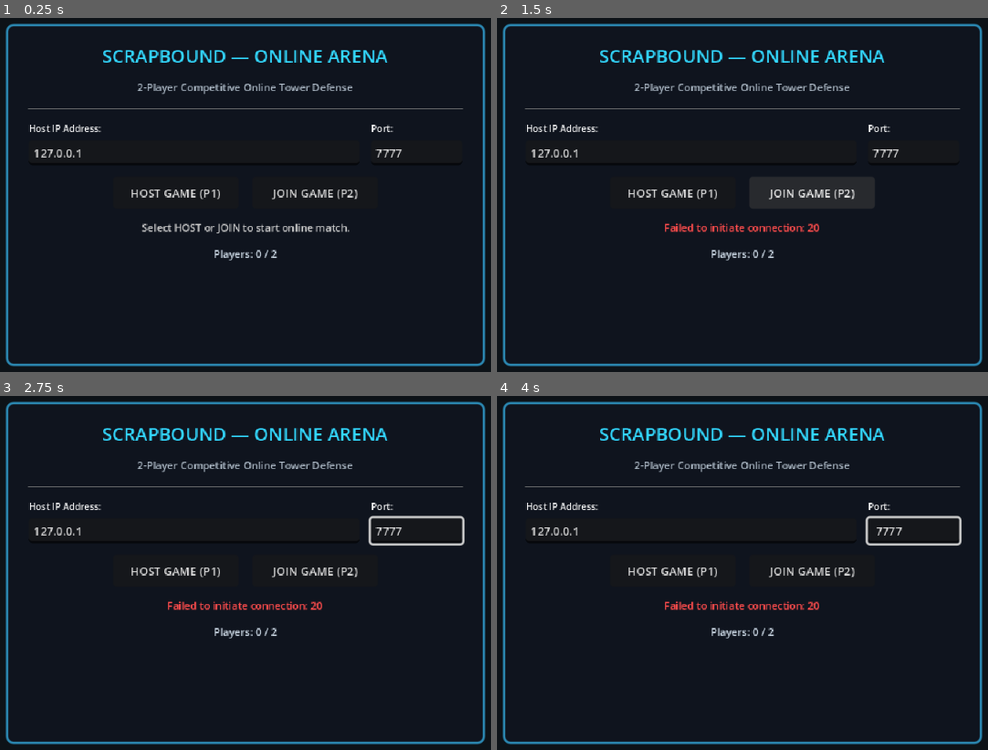
Above: before the commit, frames 1-4 (two rows, left to right).
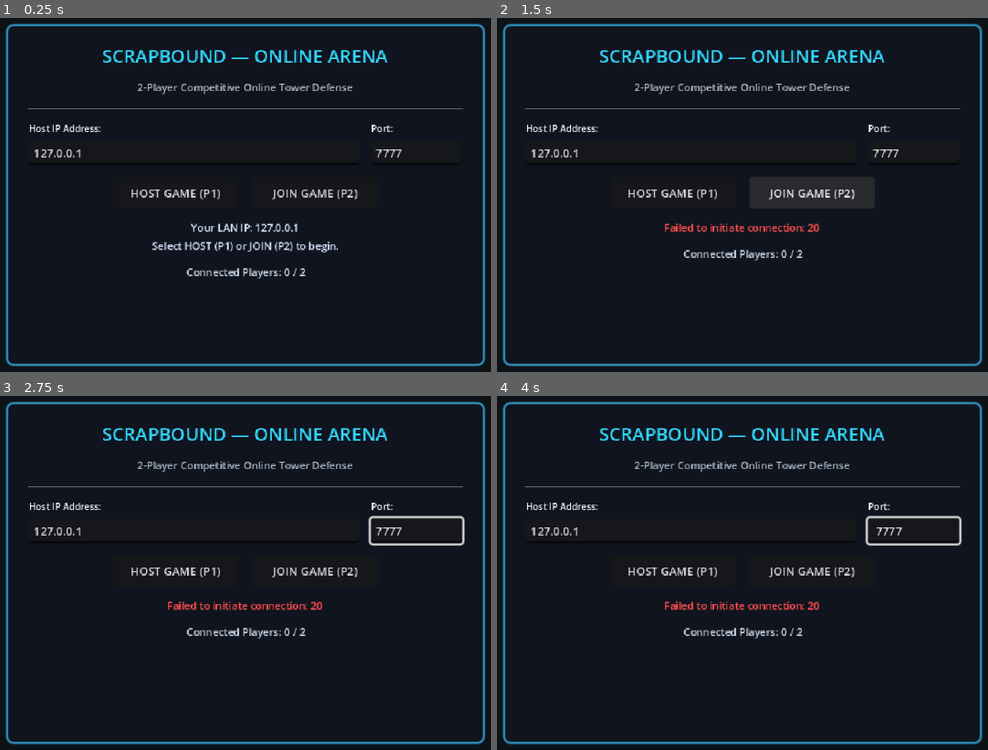
Above: after the commit, the same moments.

Repository: saifayari/telecom_hakathon
Game: Godot game, scene res://scenes/scrapbound/Lobby.tscn
Same seed, same stepped clock (60 frames per second), same inputs: the game is played once before the commit and once after it.
Inputs (mouse positions are in pixels of both pictures, inside the frame that each line leads up to):
- Up to frame 1 (0.25 s): no input
- Up to frame 2 (1.5 s): click "HOST GAME (P1)" at 0.5 s; click "JOIN GAME (P2)" at 1.25 s
- Up to frame 3 (2.75 s): move the mouse to (407, 551) at 2.02 s; press the mouse at (407, 551) at 2.03 s; hold Right (move_right) from 2.03 s (still down); tap K at 2.3 s
- Up to frame 4 (4 s): release Right (move_right) at 2.75 s; release the mouse at (904, 551) at 2.75 s; tap Enter at 2.75 s; drag from (595, 594) to (708, 654) at 2.77 s; tap Space at 3.5, 3.8 s; move the mouse to (816, 480) at 3.52 s; hold Right (move_right) from 3.53 s (still down); hold Enter from 3.53 s (still down)

The runs differ from the first frame. In frame 1, 1.7% of the frame differs, in the area x 28-72%, y 57-74%; in frame 2, 0.3%; in frame 3, 0.3%; in frame 4, 0.3%.

Commit message:
وصف التعديلات

Diff:
--- a/scripts/scrapbound/Lobby.gd
+++ b/scripts/scrapbound/Lobby.gd
@@ -9,18 +9,22 @@
 @onready var status_label: Label = %StatusLabel
 @onready var player_list_label: Label = %PlayerListLabel
 
+var local_lan_ip: String = "127.0.0.1"
+
 func _ready() -> void:
 	NetworkManager.player_connected.connect(_on_network_player_connected)
 	NetworkManager.player_disconnected.connect(_on_network_player_disconnected)
 	NetworkManager.connection_succeeded.connect(_on_connection_succeeded)
 	NetworkManager.connection_failed.connect(_on_connection_failed)
 	NetworkManager.server_disconnected.connect(_on_server_disconnected)
+	NetworkManager.host_discovered.connect(_on_host_discovered)
 
 	btn_host.pressed.connect(_on_host_pressed)
 	btn_join.pressed.connect(_on_join_pressed)
 	btn_start.pressed.connect(_on_start_pressed)
 	btn_disconnect.pressed.connect(_on_disconnect_pressed)
 
+	local_lan_ip = NetworkManager.get_lan_ip()
 	_reset_ui()
 
 	var all_args = OS.get_cmdline_args() + OS.get_cmdline_user_args()
@@ -46,9 +50,21 @@
 	btn_disconnect.visible = false
 	ip_edit.editable = true
 	port_edit.editable = true
-	status_label.text = "Select HOST or JOIN to start online match."
-	status_label.modulate = Color(0.8, 0.8, 0.8)
-	player_list_label.text = "Players: 0 / 2"
+
+	local_lan_ip = NetworkManager.get_lan_ip()
+	status_label.text = "Your LAN IP: %s\nSelect HOST (P1) or JOIN (P2) to begin." % local_lan_ip
+	status_label.modulate = Color(0.85, 0.9, 1.0)
+	player_list_label.text = "Connected Players: 0 / 2"
+
+	# Start listening for any host on the LAN
+	NetworkManager.start_lan_listener()
+
+func _on_host_discovered(discovered_ip: String, discovered_port: int) -> void:
+	if not NetworkManager.is_host and not multiplayer.multiplayer_peer:
+		ip_edit.text = discovered_ip
+		port_edit.text = str(discovered_port)
+		status_label.text = "✨ LAN Host detected at %s:%d!\nClick JOIN GAME (P2) to connect." % [discovered_ip, discovered_port]
+		status_label.modulate = Color(0.25, 0.95, 0.45)
 
 func _on_host_pressed() -> void:
 	var port = int(port_edit.text) if port_edit.text != "" else 7777
@@ -61,27 +77,42 @@
 		btn_start.disabled = true
 		ip_edit.editable = false
 		port_edit.editable = false
-		status_label.text = "Hosting on port %d! Waiting for Player 2 to join..." % port
+		status_label.text = "Hosting on Port %d | LAN IP: %s\nTell Player 2 to join %s (or Auto-Discovery)." % [port, local_lan_ip, local_lan_ip]
 		status_label.modulate = Color(0.2, 0.85, 1.0)
 		_update_player_list()
 	else:
-		status_label.text = "Failed to host: %s" % err
+		status_label.text = "Failed to host: %s\n(Check if port %d is already in use)" % [err, port]
 		status_label.modulate = Color(1.0, 0.3, 0.3)
 
 func _on_join_pressed() -> void:
-	var ip = ip_edit.text.strip_edges()
-	if ip == "": ip = "127.0.0.1"
+	var raw_ip = ip_edit.text.strip_edges()
 	var port = int(port_edit.text) if port_edit.text != "" else 7777
 
-	var err = NetworkManager.join_game(ip, port)
+	# Handle pasted IP:PORT (e.g. 192.168.1.50:7777)
+	if ":" in raw_ip and not "[" in raw_ip:
+		var parts = raw_ip.split(":")
+		raw_ip = parts[0].strip_edges()
+		if parts.size() > 1 and parts[1].strip_edges().is_valid_int():
+			port = int(parts[1].strip_edges())
+			port_edit.text = str(port)
+
+	if raw_ip == "":
+		raw_ip = "127.0.0.1"
+
+	ip_edit.text = raw_ip
+
+	var err = NetworkManager.join_game(raw_ip, port)
 	if err == OK:
 		btn_host.disabled = true
 		btn_join.disabled = true
 		btn_disconnect.visible = true
 		ip_edit.editable = false
 		port_edit.editable = false
-		status_label.text = "Connecting to %s:%d..." % [ip, port]
-		status_label.modulate = Color(1.0, 0.7, 0.2)
+		if raw_ip == "127.0.0.1":
+			status_label.text = "Connecting to 127.0.0.1 (Localhost)...\n(For LAN, enter Player 1's LAN IP)"
+		else:
+			status_label.text = "Connecting to %s:%d...\n(Make sure Host has clicked HOST GAME)" % [raw_ip, port]
+		status_label.modulate = Color(1.0, 0.75, 0.2)
 	else:
 		status_label.text = "Failed to initiate connection: %s" % err
 		status_label.modulate = Color(1.0, 0.3, 0.3)
@@ -92,7 +123,7 @@
 	_update_player_list()
 
 func _on_connection_failed() -> void:
-	status_label.text = "Connection failed! Check IP/Port and make sure Host is running."
+	status_label.text = "Connection failed!\nCheck Host IP & Port, and ensure Firewall allows UDP 7777."
 	status_label.modulate = Color(1.0, 0.3, 0.3)
 	_reset_ui()
 
--- a/scripts/scrapbound/Monster.gd
+++ b/scripts/scrapbound/Monster.gd
@@ -81,7 +81,7 @@
 	if global_position.distance_to(remote_pos) > 1.0:
 		global_position = global_position.lerp(remote_pos, delta * 15.0)
 
-@rpc("unreliable_ordered")
+@rpc("any_peer", "unreliable_ordered")
 func sync_monster_state(pos: Vector2, anim: String, flip: bool) -> void:
 	if multiplayer.is_server():
 		return
@@ -131,7 +131,7 @@
 	var strike_timer = get_tree().create_timer(0.22)
 	strike_timer.timeout.connect(_deliver_attack_server)
 
-@rpc("call_local", "reliable")
+@rpc("any_peer", "call_local", "reliable")
 func play_attack_net() -> void:
 	if anim_sprite:
 		anim_sprite.play("attack")
@@ -168,7 +168,7 @@
 	if health <= 0:
 		die_server()
 
-@rpc("call_local", "reliable")
+@rpc("any_peer", "call_local", "reliable")
 func sync_monster_hit_net(new_hp: int) -> void:
 	health = new_hp
 	if health_bar:
@@ -188,6 +188,6 @@
 		main.on_monster_destroyed_server(self, last_hit_by_player, global_position)
 	remove_monster_net.rpc()
 
-@rpc("call_local", "reliable")
+@rpc("any_peer", "call_local", "reliable")
 func remove_monster_net() -> void:
 	queue_free()
--- a/scripts/scrapbound/NetworkManager.gd
+++ b/scripts/scrapbound/NetworkManager.gd
@@ -6,14 +6,22 @@
 signal connection_failed()
 signal server_disconnected()
 signal game_started()
+signal host_discovered(ip: String, port: int)
 
 const DEFAULT_PORT: int = 7777
+const DISCOVERY_PORT: int = 7788
 const MAX_PLAYERS: int = 2
 
 var peer: ENetMultiplayerPeer = null
 var is_host: bool = false
 var local_peer_id: int = 1
 var players: Dictionary = {} # peer_id -> {"name": String, "player_id": int}
+
+# LAN Discovery via UDP broadcast
+var udp_broadcaster: PacketPeerUDP = null
+var udp_listener: PacketPeerUDP = null
+var broadcast_timer: float = 0.0
+var broadcast_port_to_announce: int = DEFAULT_PORT
 
 func _ready() -> void:
 	multiplayer.peer_connected.connect(_on_peer_connected)
@@ -22,7 +30,75 @@
 	multiplayer.connection_failed.connect(_on_connection_failed)
 	multiplayer.server_disconnected.connect(_on_server_disconnected)
 
+func _process(delta: float) -> void:
+	# Host: Broadcast presence to LAN every 1 second
+	if udp_broadcaster and is_host:
+		broadcast_timer -= delta
+		if broadcast_timer <= 0.0:
+			broadcast_timer = 1.0
+			var msg = ("SCRAPBOUND_HOST:%d" % broadcast_port_to_announce).to_utf8_buffer()
+			udp_broadcaster.put_packet(msg)
+
+	# Client: Listen for host announcements
+	if udp_listener:
+		while udp_listener.get_available_packet_count() > 0:
+			var pkt = udp_listener.get_packet().get_string_from_utf8()
+			var sender_ip = udp_listener.get_packet_ip()
+			if pkt.begins_with("SCRAPBOUND_HOST:"):
+				var parts = pkt.split(":")
+				var p = int(parts[1]) if parts.size() > 1 else DEFAULT_PORT
+				host_discovered.emit(sender_ip, p)
+
+func start_lan_broadcasting(port: int) -> void:
+	stop_lan_discovery()
+	broadcast_port_to_announce = port
+	udp_broadcaster = PacketPeerUDP.new()
+	udp_broadcaster.set_broadcast_enabled(true)
+	udp_broadcaster.set_dest_address("255.255.255.255", DISCOVERY_PORT)
+	broadcast_timer = 0.0
+	print("[NETWORK] LAN Broadcaster started on port %d" % DISCOVERY_PORT)
+
+func start_lan_listener() -> void:
+	stop_lan_discovery()
+	udp_listener = PacketPeerUDP.new()
+	var err = udp_listener.bind(DISCOVERY_PORT, "*")
+	if err != OK:
+		print("[NETWORK] Could not bind LAN discovery listener: %s" % err)
+		udp_listener = null
+	else:
+		print("[NETWORK] LAN Listener active on port %d" % DISCOVERY_PORT)
+
+func stop_lan_discovery() -> void:
+	if udp_broadcaster:
+		udp_broadcaster.close()
+		udp_broadcaster = null
+	if udp_listener:
+		udp_listener.close()
+		udp_listener = null
+
+static func get_lan_ip() -> String:
+	var addresses = IP.get_local_addresses()
+	var fallback_ip = ""
+	for ip in addresses:
+		if not ":" in ip: # Only IPv4
+			if ip.begins_with("127.") or ip.begins_with("169.254."):
+				continue
+			# Priority 1: standard local network (excluding virbr0 / 192.168.122.x)
+			if ip.begins_with("192.168."):
+				if not ip.begins_with("192.168.122."):
+					return ip
+				elif fallback_ip == "":
+					fallback_ip = ip
+			# Priority 2: 10.x.x.x
+			elif ip.begins_with("10."):
+				return ip
+			# Priority 3: 172.x.x.x (used only if no other IP is available)
+			elif ip.begins_with("172.") and fallback_ip == "":
+				fallback_ip = ip
+	return fallback_ip if fallback_ip != "" else "127.0.0.1"
+
 func host_game(port: int = DEFAULT_PORT) -> Error:
+	stop_lan_discovery()
 	peer = ENetMultiplayerPeer.new()
 	var error = peer.create_server(port, MAX_PLAYERS)
 	if error != OK:
@@ -37,9 +113,11 @@
 	players[1] = {"name": "Player 1 (Host)", "player_id": 1}
 
 	print("[NETWORK] Host server running on port %d" % port)
+	start_lan_broadcasting(port)
 	return OK
 
 func join_game(address: String = "127.0.0.1", port: int = DEFAULT_PORT) -> Error:
+	stop_lan_discovery()
 	peer = ENetMultiplayerPeer.new()
 	var error = peer.create_client(address, port)
 	if error != OK:
@@ -53,6 +131,7 @@
 	return OK
 
 func disconnect_game() -> void:
+	stop_lan_discovery()
 	if peer:
 		peer.close()
 		peer = null
@@ -79,6 +158,7 @@
 func _on_connected_to_server() -> void:
 	local_peer_id = multiplayer.get_unique_id()
 	print("[NETWORK] Connected to host! My Peer ID is: %d" % local_peer_id)
+	stop_lan_discovery()
 	connection_succeeded.emit()
 
 func _on_connection_failed() -> void:
@@ -91,7 +171,7 @@
 	disconnect_game()
 	server_disconnected.emit()
 
-@rpc("authority", "call_local", "reliable")
+@rpc("any_peer", "call_local", "reliable")
 func _sync_players(updated_players: Dictionary) -> void:
 	players = updated_players
 
@@ -99,10 +179,12 @@
 	if not is_host:
 		return
 	print("[NETWORK] Host starting match across all peers!")
+	stop_lan_discovery()
 	_change_scene_to_game.rpc()
 
-@rpc("authority", "call_local", "reliable")
+@rpc("any_peer", "call_local", "reliable")
 func _change_scene_to_game() -> void:
+	stop_lan_discovery()
 	game_started.emit()
 	get_tree().change_scene_to_file("res://scenes/scrapbound/ScrapboundMain.tscn")
 
--- a/scripts/scrapbound/Player.gd
+++ b/scripts/scrapbound/Player.gd
@@ -135,7 +135,7 @@
 		if global_position.distance_to(remote_target_pos) > 1.0:
 			global_position = global_position.lerp(remote_target_pos, delta * 20.0)
 
-@rpc("unreliable_ordered")
+@rpc("any_peer", "unreliable_ordered")
 func sync_transform(pos: Vector2, vel: Vector2, anim: String, flip: bool, aim_dir: Vector2) -> void:
 	if is_multiplayer_authority():
 		return
@@ -211,7 +211,7 @@
 	# Server validates and broadcasts bullet spawn
 	spawn_bullet_net.rpc(spawn_pos, dir, bullet_damage, bullet_speed, is_piercing, player_id)
 
-@rpc("call_local", "reliable")
+@rpc("any_peer", "call_local", "reliable")
 func spawn_bullet_net(spawn_pos: Vector2, dir: Vector2, dmg: int, spd: float, pierce: bool, shooter_id: int) -> void:
 	var b = bullet_scene.instantiate()
 	b.global_position = spawn_pos
@@ -236,7 +236,7 @@
 	if health <= 0:
 		die_server()
 
-@rpc("call_local", "reliable")
+@rpc("any_peer", "call_local", "reliable")
 func sync_health_net(new_hp: int) -> void:
 	health = new_hp
 	if health_bar:
@@ -256,7 +256,7 @@
 	respawn_timer = death_count * 5.0
 	sync_death_net.rpc(respawn_timer)
 
-@rpc("call_local", "reliable")
+@rpc("any_peer", "call_local", "reliable")
 func sync_death_net(duration: float) -> void:
 	is_dead = true
 	respawn_timer = duration
@@ -278,7 +278,7 @@
 	if respawn_timer <= 0.0:
 		respawn_server()
 
-@rpc("call_local", "unreliable")
+@rpc("any_peer", "call_local", "unreliable")
 func sync_respawn_timer_net(time_left: float) -> void:
 	respawn_timer = time_left
 	if respawn_label:
@@ -299,7 +299,7 @@
 
 	sync_respawn_net.rpc(spawn_pos)
 
-@rpc("call_local", "reliable")
+@rpc("any_peer", "call_local", "reliable")
 func sync_respawn_net(spawn_pos: Vector2) -> void:
 	is_dead = false
 	health = max_health
Not shown, added: export_presets.cfg
Not shown, added: run_game.sh
Not shown, added: start_two_players.sh
